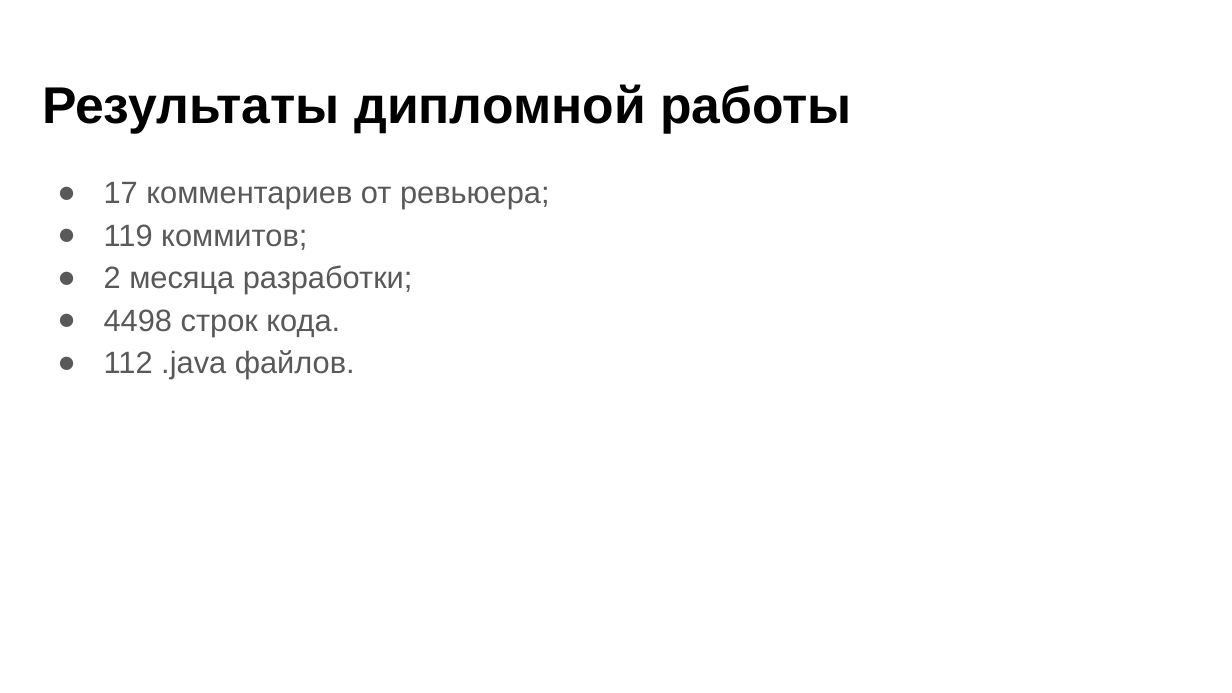
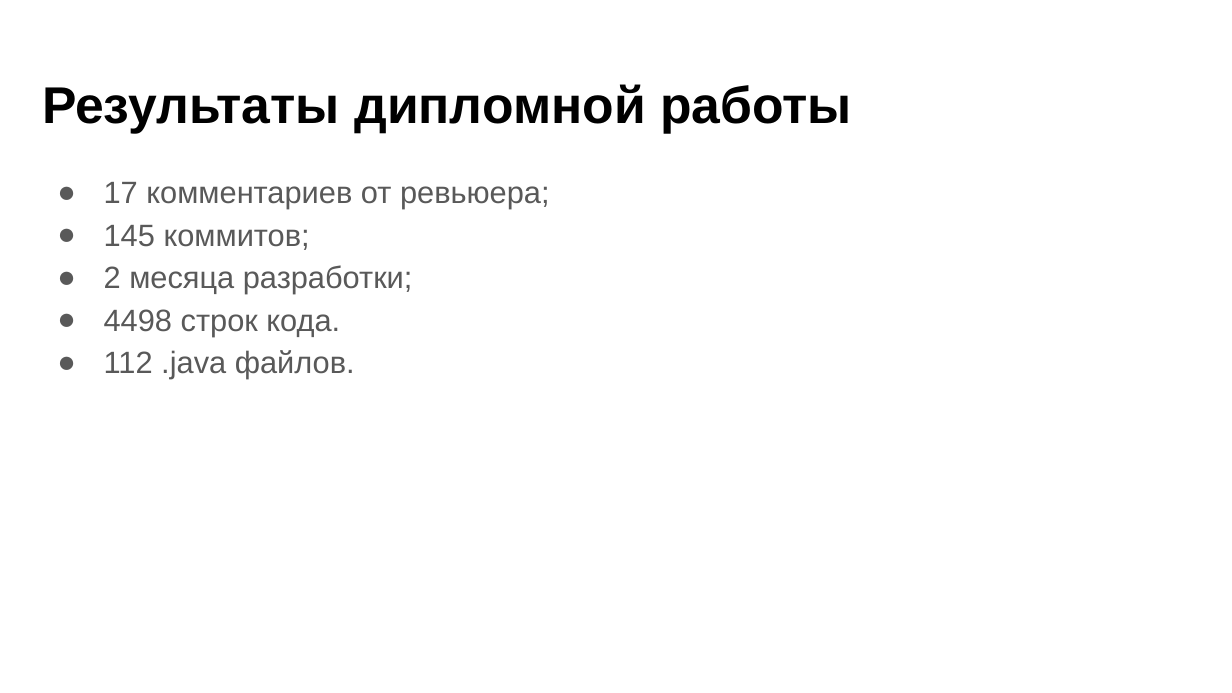
Before and after one commit to LVarf/java-explore-with-me, a slide deck: slide 4 of Презентация.pptx. Drawn at 1232x693 pixels with LibreOffice and Linux fonts; fonts in the diff are those of the drawing; background and template pictures are left out. Boxes give left, top, right and bottom in pixels: in the first picture for what was removed or moved away, otherwise in the second. Text is boxed around its words. In the diff, an @@ line names an element or a change of style, - is before the commit and + after.

```diff
--- a/Презентация.pptx
+++ b/Презентация.pptx
@@ text at (104, 225, 310, 250): text changed @@
-● 119 коммитов;
+● 145 коммитов;
```
Also in this commit, not shown: 1 other file.
